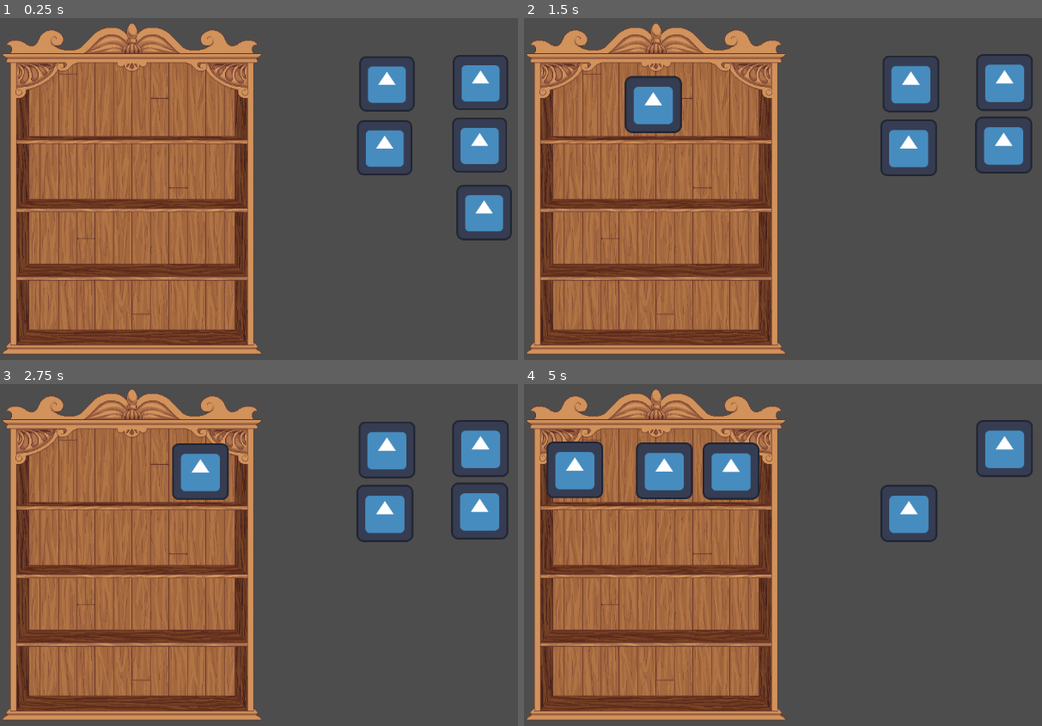
Above: before the commit, frames 1-4 (two rows, left to right).
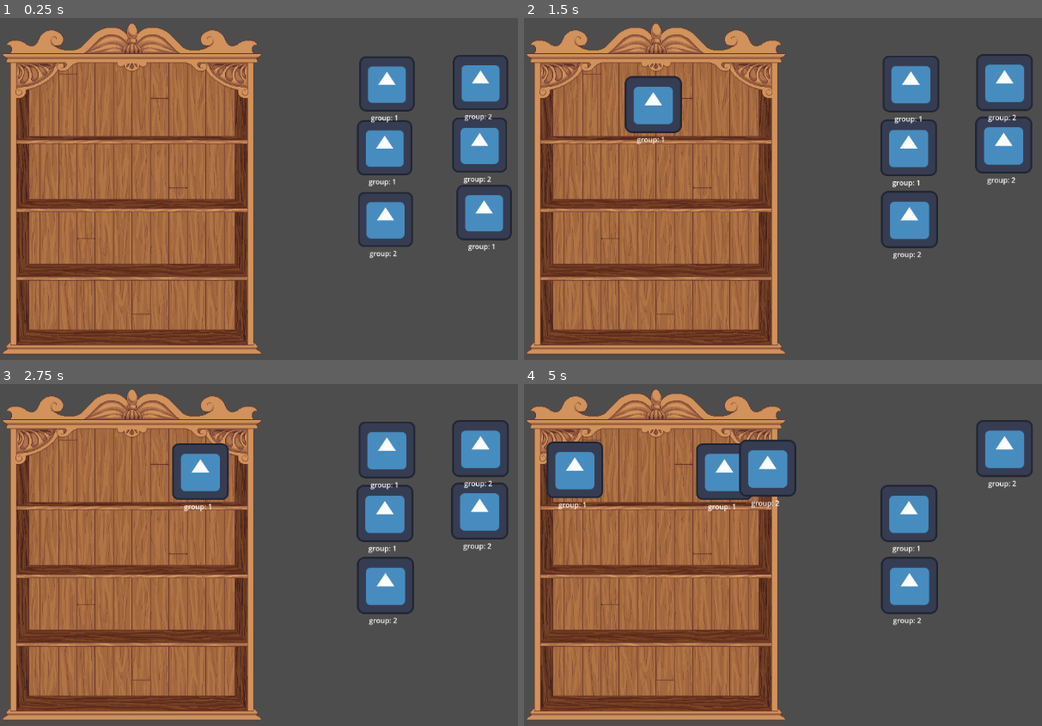
Above: after the commit, the same moments.

Repository: TAVI0/alignipottins
Game: Godot game, scene res://main.tscn
Two runs of this game, one before a commit and one after it. Both use one fixed random seed, a clock stepped at 60 frames per second and the inputs below. The engine's default icon, where the game draws it, is replaced by a stand-in: a white triangle on a blue panel in a dark square.
Inputs (mouse positions are in pixels of both pictures, inside the frame that each line leads up to):
- Up to frame 1 (0.25 s): no input
- Up to frame 2 (1.5 s): drag from (1005, 212) to (653, 103) at 0.52 s; tap Enter at 1.25 s; drag from (653, 103) to (907, 147) at 1.27 s
- Up to frame 3 (2.75 s): press the mouse at (383, 513) at 2.03 s
- Up to frame 4 (5 s): release the mouse at (907, 513) at 2.75 s; tap Space at 2.75 s; drag from (912, 448) to (726, 472) at 2.77 s; drag from (726, 472) to (1005, 448) at 3.52 s; drag from (1005, 510) to (767, 469) at 4.27 s

The runs differ from the first frame. In frame 1, 1.3% of the frame differs, in the area x 69-96%, y 28-71%; in frame 2, 1.5%; in frame 3, 1.5%; in frame 4, 5.3%, in the area x 6-96%, y 16-71%.

Commit message:
agregado grupo y desaparicion al juntar 3

Diff:
--- a/draggable.tscn
+++ b/draggable.tscn
@@ -15,4 +15,11 @@
 [node name="CollisionShape2D" type="CollisionShape2D" parent="."]
 shape = SubResource("RectangleShape2D_frk8c")
 
+[node name="Label" type="Label" parent="."]
+offset_left = -37.0
+offset_top = 67.0
+offset_right = 36.0
+offset_bottom = 90.0
+text = "group: 01"
+
 [connection signal="input_event" from="." to="." method="_on_input_event"]
--- a/main.tscn
+++ b/main.tscn
@@ -50,15 +50,24 @@
 
 [node name="Draggable" parent="Potion" instance=ExtResource("1_g2yej")]
 position = Vector2(10.1288, 401.67)
+group = 1
 
 [node name="Draggable2" parent="Potion" instance=ExtResource("1_g2yej")]
 position = Vector2(-213.871, 255.67)
+group = 1
 
 [node name="Draggable3" parent="Potion" instance=ExtResource("1_g2yej")]
 position = Vector2(-208.871, 111.67)
+group = 1
 
 [node name="Draggable4" parent="Potion" instance=ExtResource("1_g2yej")]
 position = Vector2(0.128784, 249.67)
+group = 2
 
 [node name="Draggable5" parent="Potion" instance=ExtResource("1_g2yej")]
 position = Vector2(2.12878, 108.67)
+group = 2
+
+[node name="Draggable6" parent="Potion" instance=ExtResource("1_g2yej")]
+position = Vector2(-212.078, 417.445)
+group = 2
--- a/scripts/draggable.gd
+++ b/scripts/draggable.gd
@@ -10,6 +10,7 @@
 
 signal dropped(draggable: Draggable, area: Area2D)
 
+@export var group = 0
 @onready var sprite = $Sprite
 @onready var collision_shape = $CollisionShape
 
@@ -22,6 +23,7 @@
 	initial_position = position
 	initial_scale = scale
 	self.connect("dropped", _on_successfully_dropped)
+	$Label.set_text("group: "+ str(group))
 	play_spawn_animation()
 
 func _on_successfully_dropped(decoration: Draggable, area: Area2D):
--- a/scripts/shelves.gd
+++ b/scripts/shelves.gd
@@ -1,14 +1,32 @@
 extends DropZone
 
+var groupList = []
+var LONGSET = 3
 @onready var content = $Content
 @onready var markers = $Markers
-
 var marker_status: Dictionary = {}
 
 func _ready() -> void:
 	for marker in markers.get_children():
 		if marker is Marker2D:
 			marker_status[marker] = null
+
+func addToGroupList(group):
+	groupList.append(group)
+	print(group)
+	print(groupList)
+	checkSet()
+
+func checkSet():
+	if groupList.size() == LONGSET and groupList.count(groupList[0]) == groupList.size():
+		completeSet()
+
+func completeSet():
+	print("llego")
+	for pot in content.get_children():
+		pot.queue_free()
+	groupList.clear()
+	print(groupList)
 
 func add_decoration(decoration: Draggable):
 	decoration.reparent(content)
@@ -18,6 +36,7 @@
 			find_a_place(_dragged)
 	)
 	find_a_place(decoration)
+	await addToGroupList(decoration.group)
 
 func find_a_place(decoration):
 	var closest_marker = get_closest_marker(decoration)
